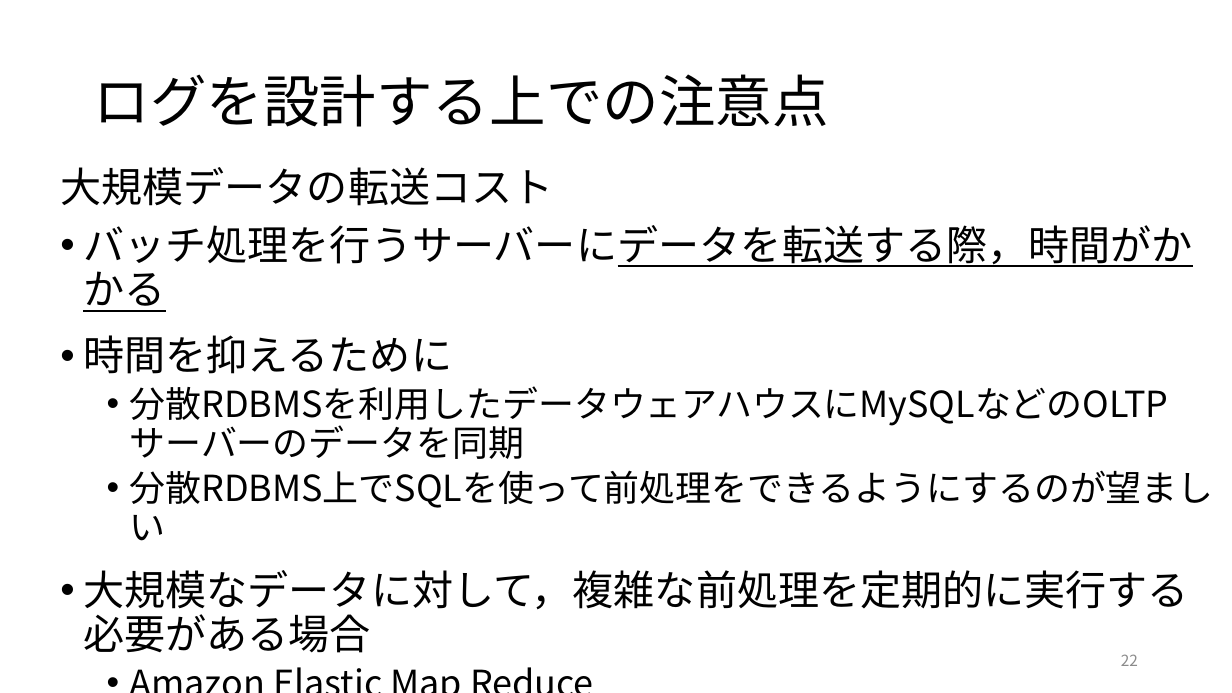
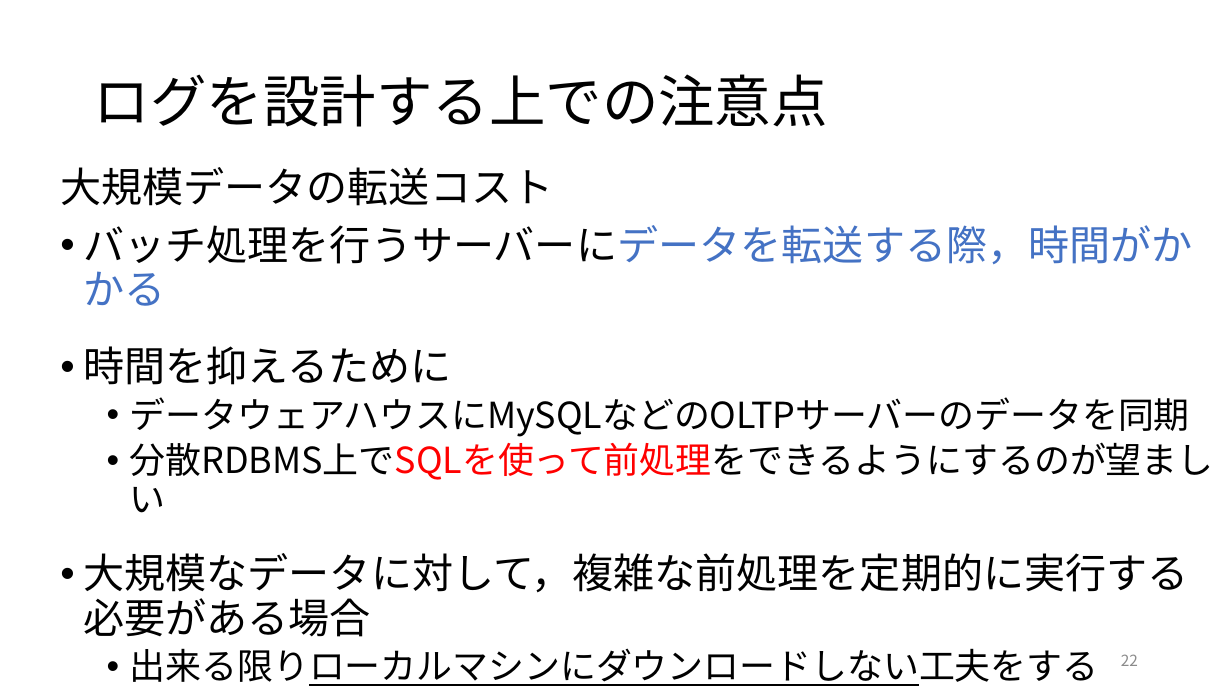
Before and after one commit to ryosuke-ku/Rinko, a slide deck: slide 22 of 仕事ではじめる機械学習第4章.pptx. Drawn at 1232x693 pixels with LibreOffice and Linux fonts; fonts in the diff are those of the drawing. Boxes give left, top, right and bottom in pixels: in the first picture for what was removed or moved away, otherwise in the second. Text is boxed around its words. In the diff, an @@ line names an element or a change of style, - is before the commit and + after.

```diff
--- a/仕事ではじめる機械学習第4章.pptx
+++ b/仕事ではじめる機械学習第4章.pptx
@@ text at <box>83,225,1214,480</box>: text colour #000000 to #4472C4, underline off in "バッチ処理を行うサーバーにデータを転送する際，時間がかかる"; text colour #000000 to #FF0000 in "分散RDBMS上でSQLを使って前処理をできるようにするのが望ましい" @@
@@ text at <box>130,397,1190,437</box>: text changed @@
-  • 分散RDBMSを利用したデータウェアハウスにMySQLなどのOLTPサーバーのデータを同期
+  • データウェアハウスにMySQLなどのOLTPサーバーのデータを同期
@@ text at <box>130,648,1099,686</box>: text changed; size 28 to 24 pt @@
-  • Amazon Elastic Map Reduce
+  • 出来る限りローカルマシンにダウンロードしない工夫をする
+    • e.g. Amazon S3に置いたデータをAmazon EMRで加工する
```
Also in this commit, not shown: 3 other slides changed, 1 slide added, 2 other files.
